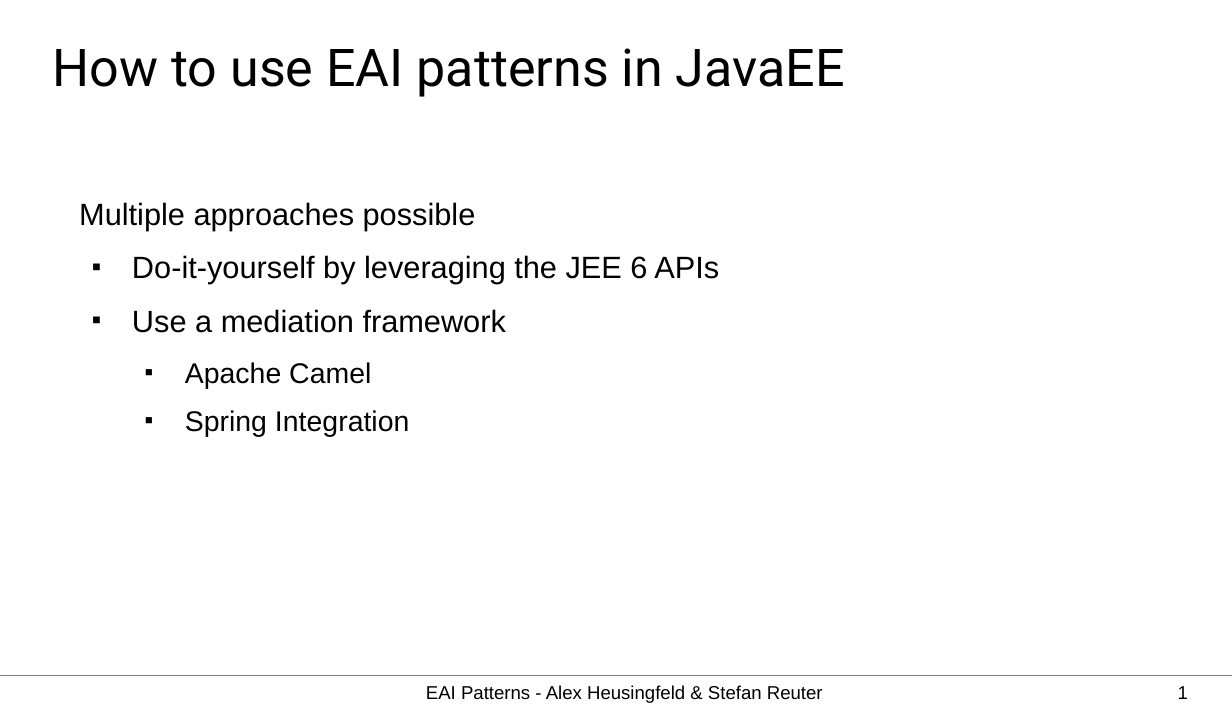
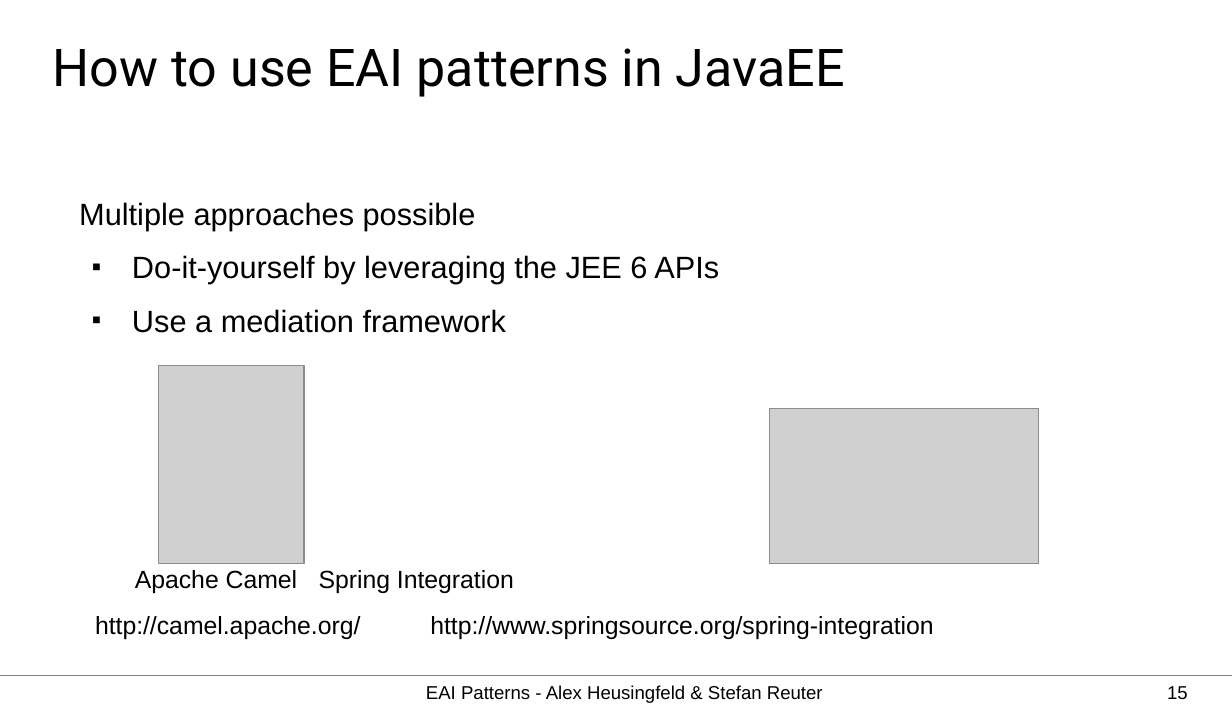
Before and after one commit to aheusingfeld/javaone2012, a slide deck: slide 15 of slides/eai-slides.odp (slide 1 before the commit). Drawn at 1232x704 pixels with LibreOffice and Linux fonts; fonts in the diff are those of the drawing; grey boxes stand for pictures. Boxes give left, top, right and bottom in pixels: in the first picture for what was removed or moved away, otherwise in the second. Text is boxed around its words. In the diff, an @@ line names an element or a change of style, - is before the commit and + after.

```diff
--- a/slides/eai-slides.odp
+++ b/slides/eai-slides.odp
@@ picture added at [159,366,304,563] @@
@@ text at [185,362,409,437]: paragraphs removed @@
-  ■ Apache Camel
-  ■ Spring Integration
@@ picture added at [770,409,1040,563] @@
@@ text added at [95,570,933,639], 16 pt, text #000000 @@
+Apache Camel Spring Integration
+http://camel.apache.org/ http://www.springsource.org/spring-integration
@@ page number at [1167,686,1188,700]: text changed @@
-1
+15
```
Also in this commit, not shown: 2 other slides changed, 4 other files.
